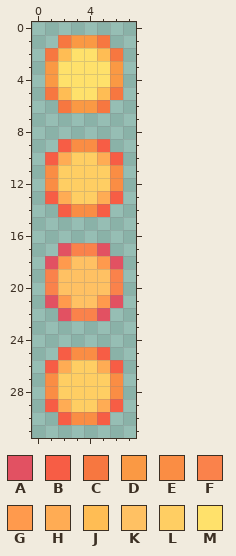
A pixel-art sprite gets an edit: src/main/resources/assets/spectrum/textures/particle/shimmerstone_sparkle.png. The first picture shows the starting point.
The file is 8x32 pixels.
Palette (. is transparent): A #e25162  B #f75d45  C #f77740  D #fa9944  E #fa8d44  F #fa824b  G #ff9a4d  H #ffac54  J #ffbd54  K #ffc163  L #ffce63  M #ffe16b
The same view after the edit:
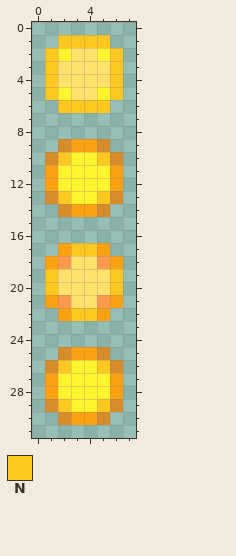
Colours new in this view: N #ffc821
Message: shimmerstone particles use the new shape, but retrofit colors
Change:
Colour B changes from #f75d45 to #d78c2b.
Colour E changes from #fa8d44 to #fca10f.
Colour L changes from #ffce63 to #fff42e.
Colour A becomes colour E in row 17 at x 2 and 5; in row 18 at x 1 and 6; in row 21 at x 1 and 6; in row 22 at x 2 and 5.
Colour J becomes colour L in row 2 at x 2 and 5; in row 5 at x 2 and 5.
Colour K becomes colour M in row 18 at x 3 to 4; in rows 19 to 20 at x 2 to 5; in row 21 at x 3 to 4.
Colour C becomes colour N in row 1 at x 2 and 5; in row 2 at x 1 and 6; in row 5 at x 1 and 6; in row 6 at x 2 and 5.
Colour D becomes colour N in row 1 at x 3 to 4; in rows 3 to 4 at x 1 and 6; in row 6 at x 3 to 4.
Colour F becomes colour N in row 17 at x 3 to 4; in rows 19 to 20 at x 1 and 6; in row 22 at x 3 to 4.
Colour H becomes colour N in row 10 at x 2 and 5; in row 13 at x 2 and 5; in row 26 at x 2 and 5; in row 29 at x 2 and 5.
Changed places in both pictures, as pixel boxes (x1, y1, x2, y2):
changed: (45, 35, 123, 425)
